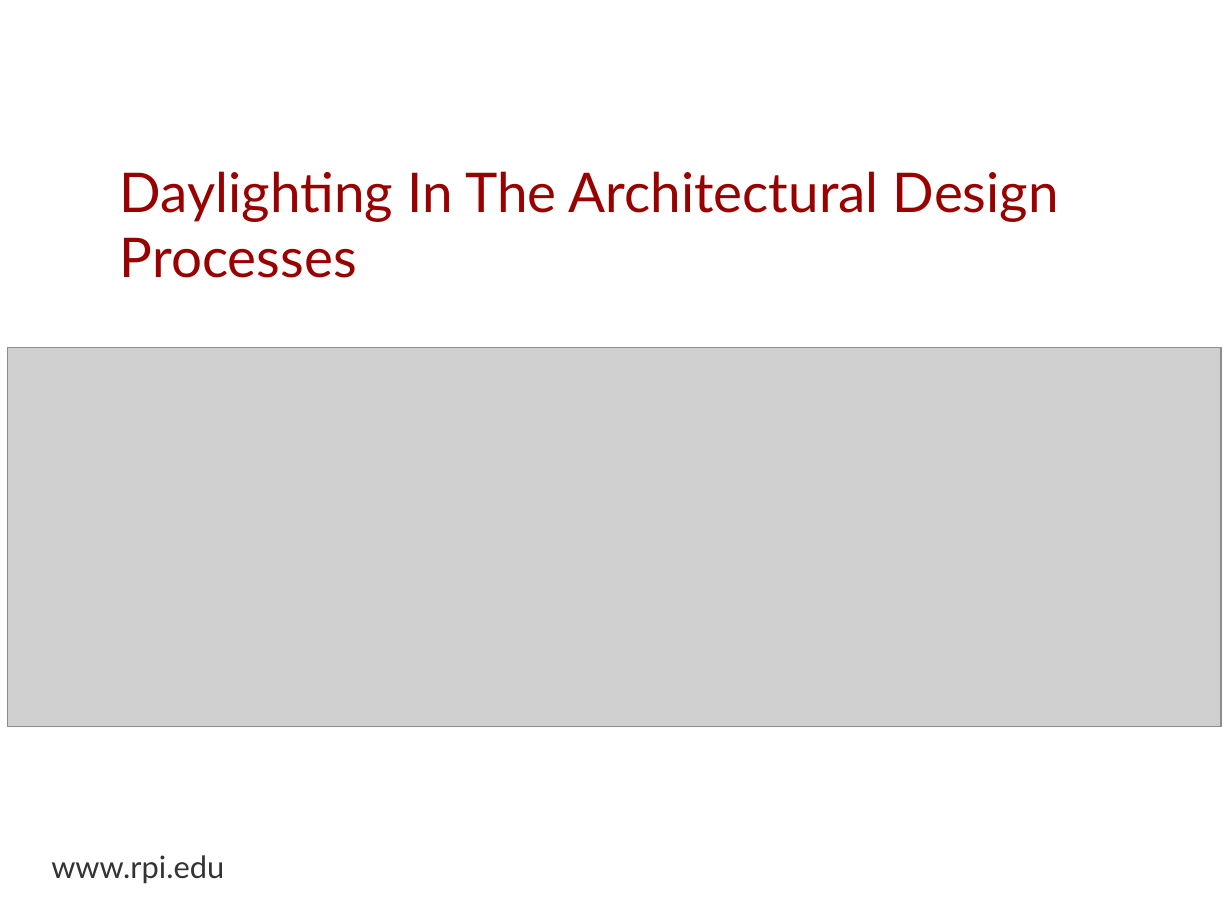
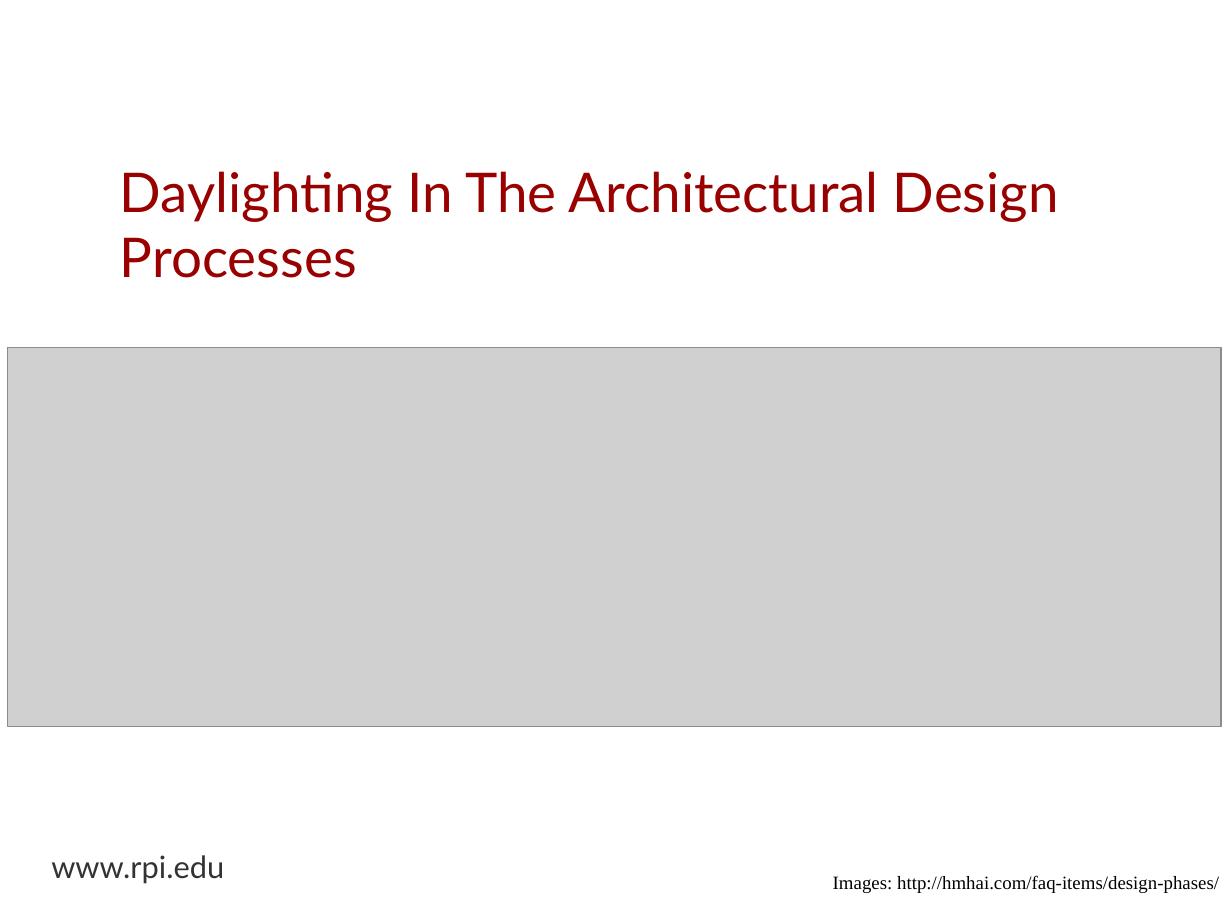
Before and after one commit to espinm2/master_presentation, a slide deck: slide 17 of max_espinoza.odp. Drawn at 1232x924 pixels with LibreOffice and Linux fonts; fonts in the diff are those of the drawing; grey boxes stand for pictures; background and template pictures are left out. Boxes give left, top, right and bottom in pixels: in the first picture for what was removed or moved away, otherwise in the second. Text is boxed around its words. In the diff, an @@ line names an element or a change of style, - is before the commit and + after.

```diff
--- a/max_espinoza.odp
+++ b/max_espinoza.odp
@@ text added at [833,875,1219,893], 11 pt, text #000000 @@
+Images: http://hmhai.com/faq-items/design-phases/
```
Also in this commit, not shown: 1 other slide changed, 2 slides added, 1 other file.
